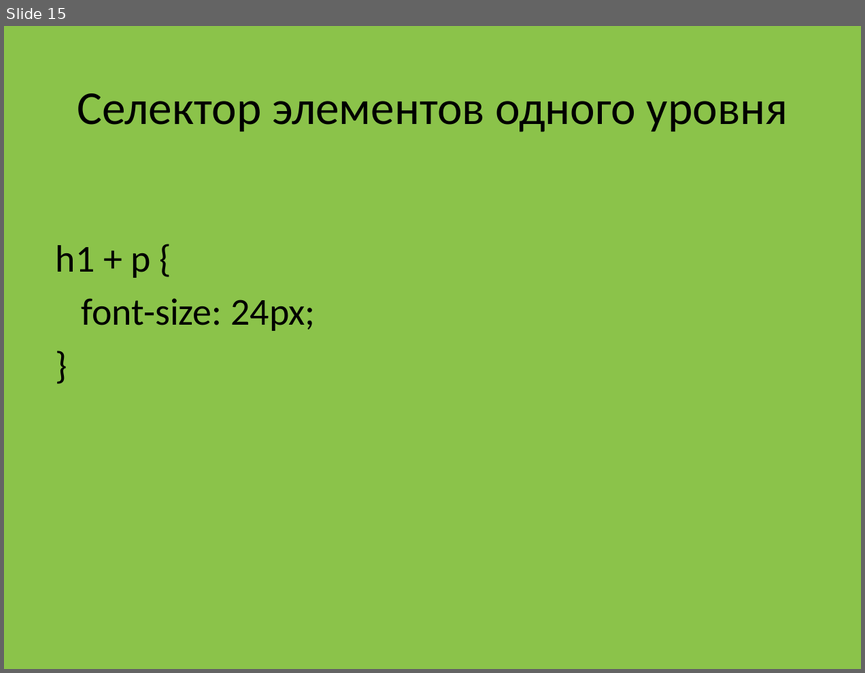
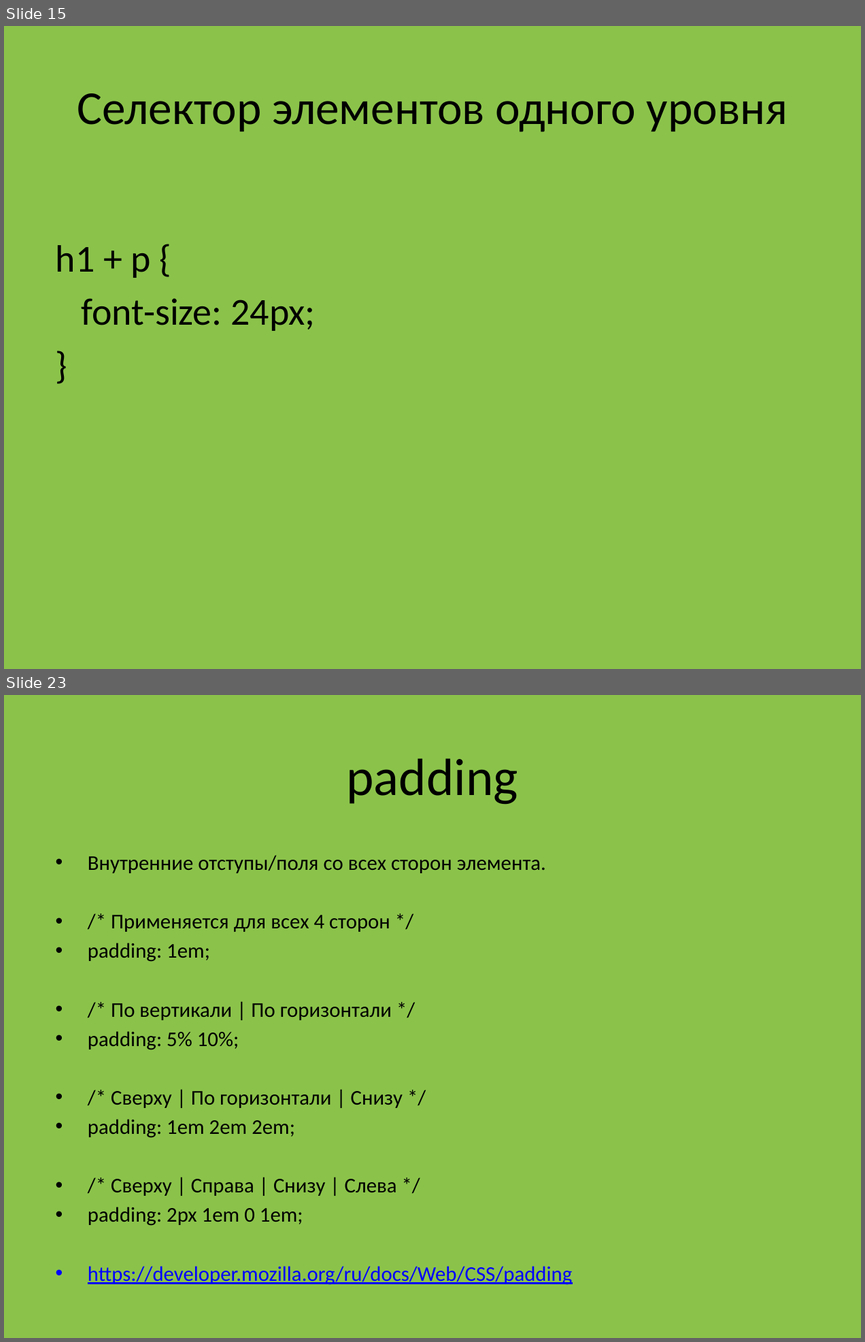
Before and after one commit to fedyashev/course-frontend-group-2, a slide deck: 00-presentation/Frontend 102.pptx. Shown one above the other, each under a label of ours: slide 15 before the commit, slides 15 and 23 after it; the slides between them are not shown. The pictures are 865x673 and 865x1342 pixels, drawn with LibreOffice and Linux fonts; fonts in the diff are those of the drawing. Boxes give left, top, right and bottom in pixels: in the first picture for what was removed or moved away, otherwise in the second. Text is boxed around its words. In the diff, an @@ line names an element or a change of style, - is before the commit and + after.

```diff
--- a/00-presentation/Frontend 102.pptx
+++ b/00-presentation/Frontend 102.pptx
@@ slide 23 added at (4, 695, 861, 1338), background #8BC34A @@
@@ title added at (347, 758, 518, 804), 44 pt, text #000000 @@
+padding
@@ text added at (88, 855, 572, 1285), 17.6 pt, text #000000 @@
+• Внутренние отступы/поля со всех сторон элемента.
+• /* Применяется для всех 4 сторон */
+• padding: 1em;
+• /* По вертикали | По горизонтали */
+• padding: 5% 10%;
+• /* Сверху | По горизонтали | Снизу */
+• padding: 1em 2em 2em;
+• /* Сверху | Справа | Снизу | Слева */
+• padding: 2px 1em 0 1em;
+• https://developer.mozilla.org/ru/docs/Web/CSS/padding
```
Also in this commit, not shown: 7 other slides added.
